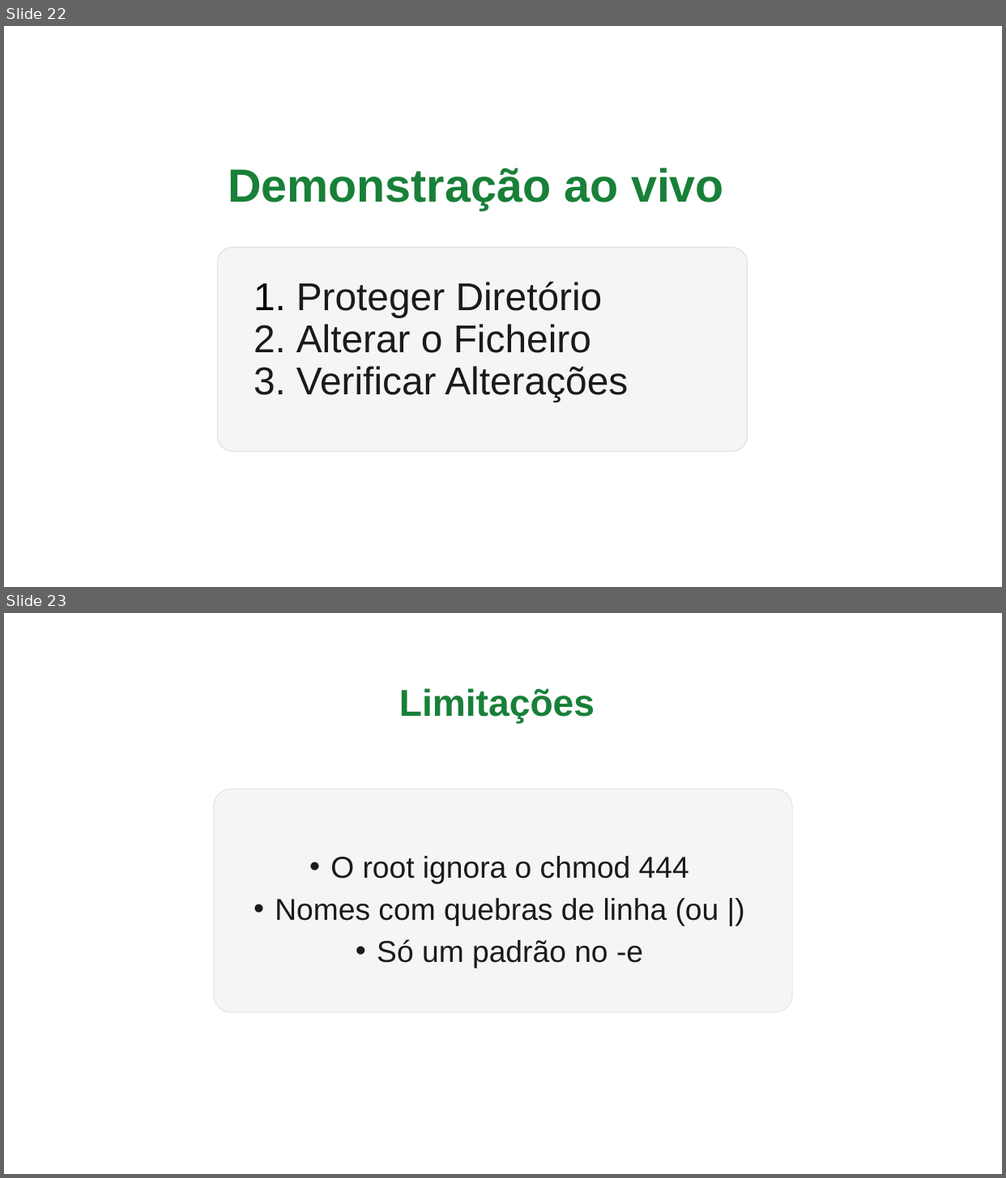
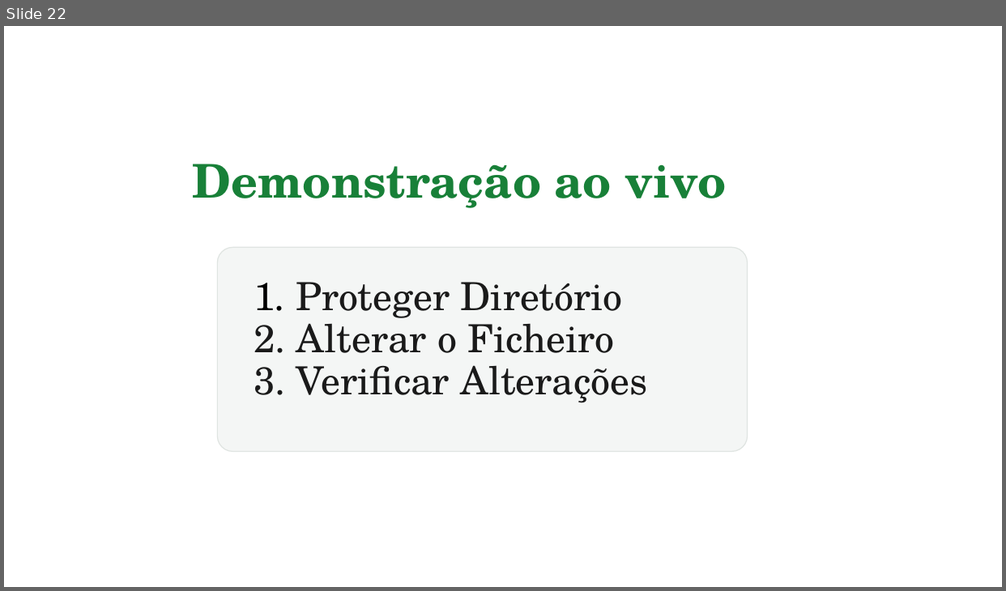
Before and after one commit to Alice678-afk/SO-Trabalho1, a slide deck: entrega/TrabalhoPratico1.pptx. Shown one above the other, each under a label of ours: slides 22 and 23 before the commit, slide 22 after it. The pictures are 1006x1178 and 1006x591 pixels, drawn with LibreOffice and Linux fonts; fonts in the diff are those of the drawing. Boxes give left, top, right and bottom in pixels: in the first picture for what was removed or moved away, otherwise in the second. Text is boxed around its words. In the diff, an @@ line names an element or a change of style, - is before the commit and + after.

```diff
--- a/entrega/TrabalhoPratico1.pptx
+++ b/entrega/TrabalhoPratico1.pptx
@@ slide 23 removed at bbox=[4, 613, 1002, 1174], background #FFFFFF @@
@@ text removed at bbox=[399, 688, 594, 724] @@
-Limitações
@@ rounded rectangle removed at bbox=[214, 789, 792, 1012] @@
@@ text removed at bbox=[275, 856, 719, 968] @@
-• O root ignora o chmod 444
-• Nomes com quebras de linha (ou |)
-• Só um padrão no -e
@@ slide 22 changed as well @@
@@ text "Demonstração ao vivo" at bbox=[193, 164, 726, 208]: font Arial to TeX Gyre Schola @@
@@ text "Demonstração ao vivo": place and size @@
-text "Demonstração ao vivo" at bbox=[228, 168, 724, 211]
+text "Demonstração ao vivo" at bbox=[193, 164, 726, 208]
@@ text "Proteger Diretório" at bbox=[296, 282, 647, 403]: font Arial to TeX Gyre Schola @@
```
Also in this commit, not shown: 23 other slides changed, 5 slides added, 2 other files.
